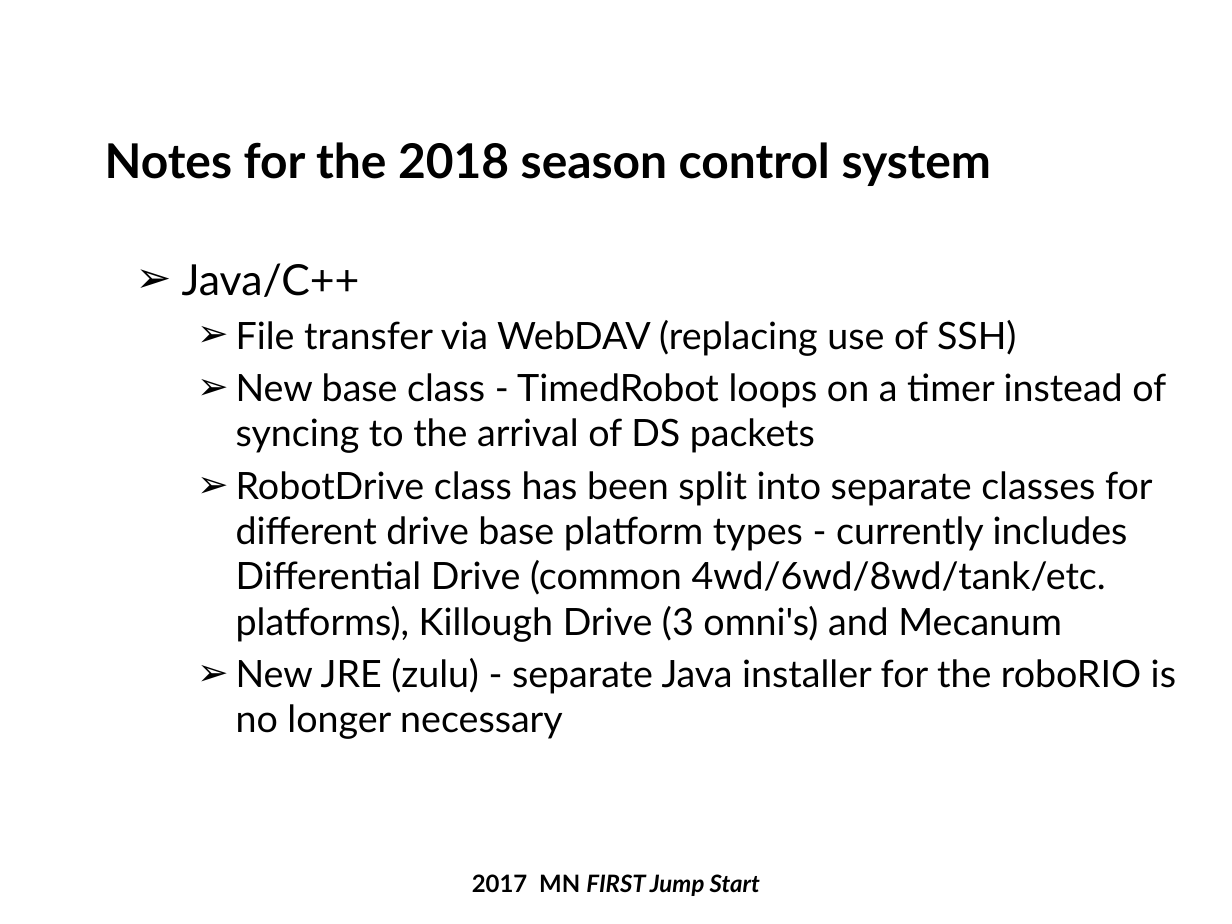
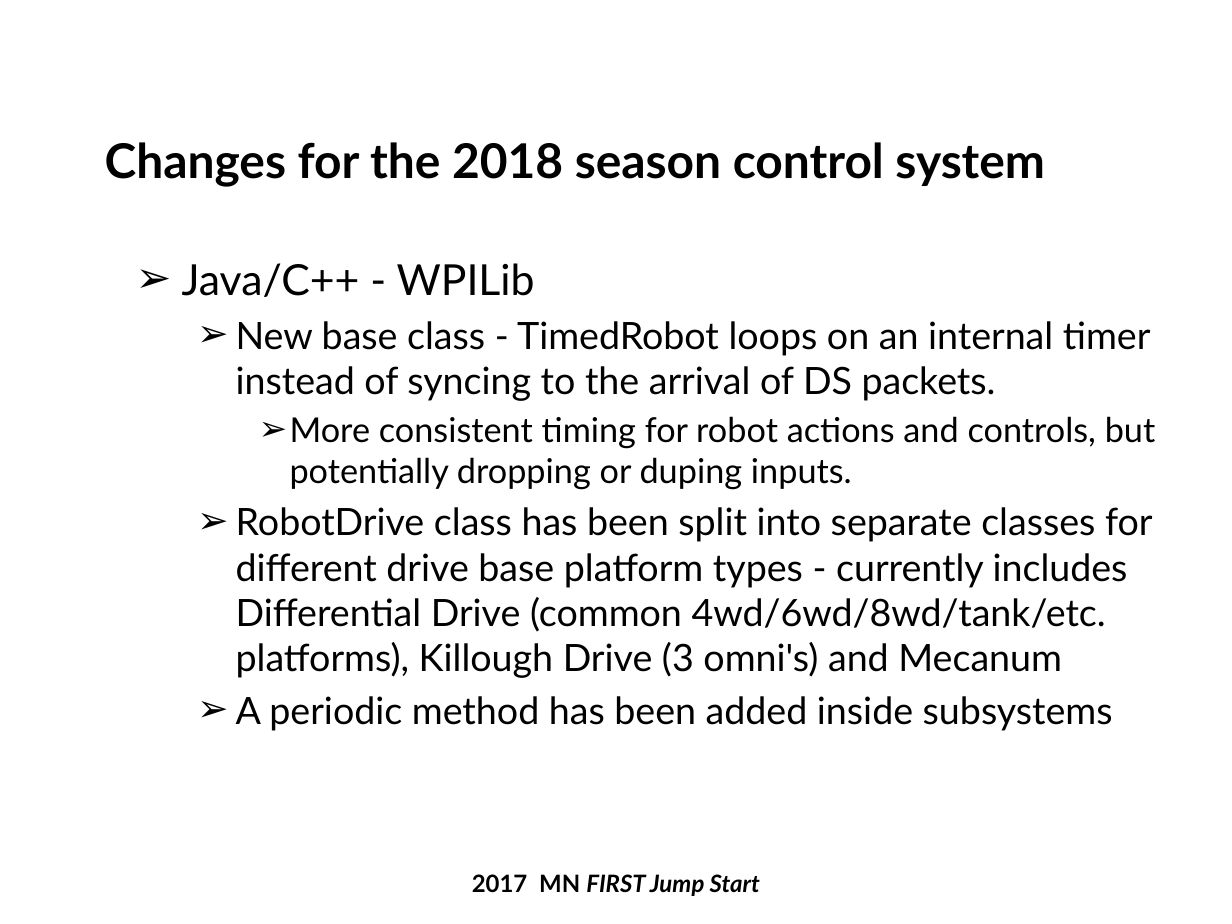
Before and after one commit to firstmncsa/csa_resources, a slide deck: slide 12 of 2018 Beta Testing JumpStart_Rev2.pptx. Drawn at 1232x924 pixels with LibreOffice and Linux fonts; fonts in the diff are those of the drawing; background and template pictures are left out. Boxes give left, top, right and bottom in pixels: in the first picture for what was removed or moved away, otherwise in the second. Text is boxed around its words. In the diff, an @@ line names an element or a change of style, - is before the commit and + after.

```diff
--- a/2018 Beta Testing JumpStart_Rev2.pptx
+++ b/2018 Beta Testing JumpStart_Rev2.pptx
@@ title at <box>105,142,1045,187</box>: text changed @@
-Notes for the 2018 season control system
+Changes for the 2018 season control system
@@ text at <box>182,263,1156,490</box>: text changed @@
-➢ Java/C++
-  ➢ File transfer via WebDAV (replacing use of SSH)
-  ➢ New base class - TimedRobot loops on a timer instead of syncing to the arrival of DS packets
+➢ Java/C++ - WPILib
+  ➢ New base class - TimedRobot loops on an internal timer instead of syncing to the arrival of DS packets.
+    ➢ More consistent timing for robot actions and controls, but potentially dropping or duping inputs.
@@ text at <box>236,696,1113,731</box>: text changed @@
-  ➢ New JRE (zulu) - separate Java installer for the roboRIO is no longer necessary
+  ➢ A periodic method has been added inside subsystems
```
Also in this commit, not shown: 5 other slides changed, 5 slides added.
